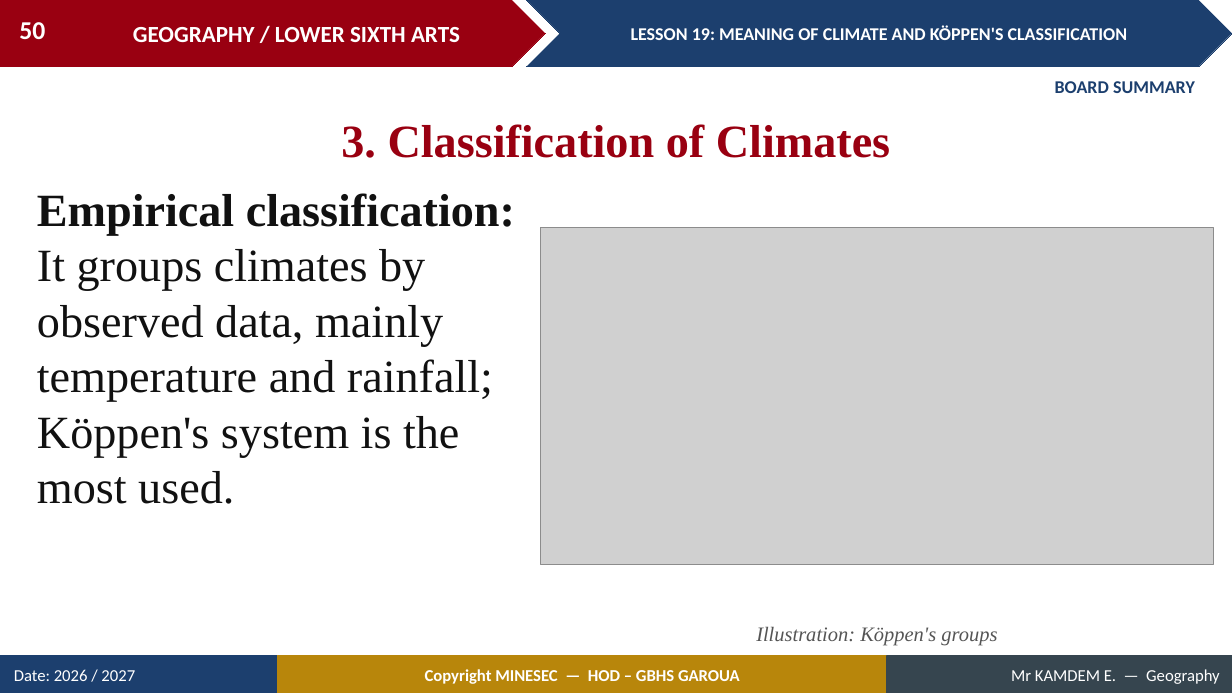
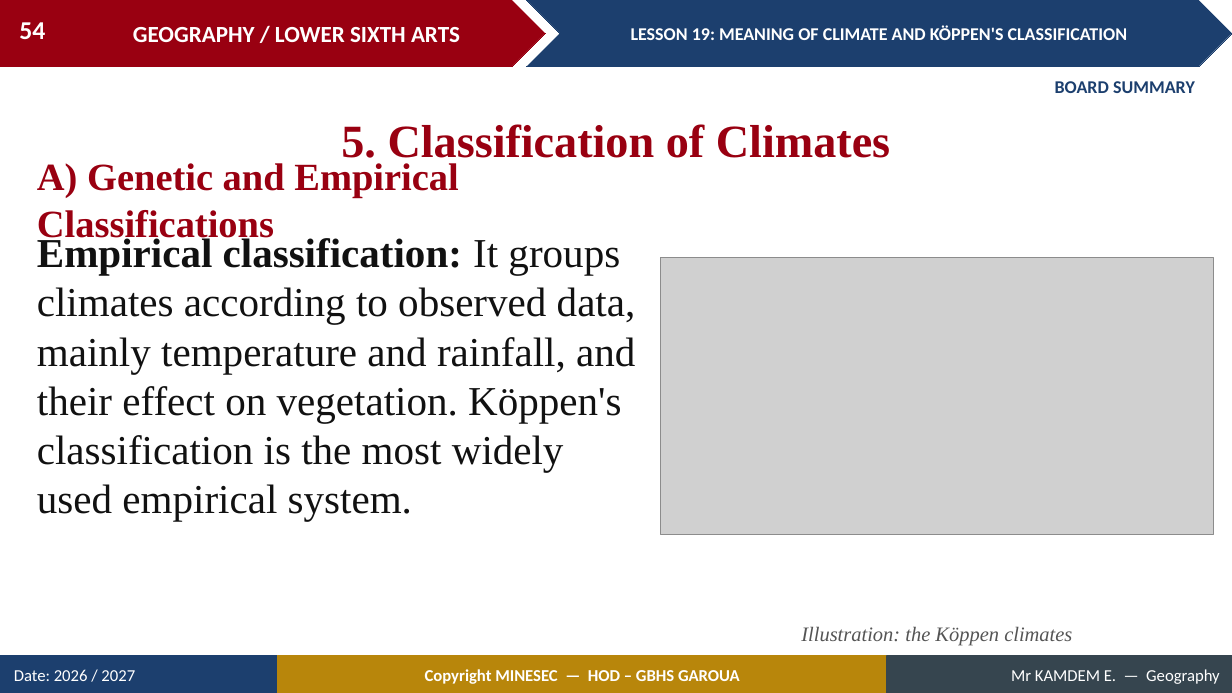
Before and after one commit to Berthautk/linea-github, a slide deck: slide 54 of lecons/LSA/Climatology/01_LSA_CLIM_L19_Meaning_of_Climate_and_K_ppen_s_Classification.pptx (slide 50 before the commit). Drawn at 1232x693 pixels with LibreOffice and Linux fonts; fonts in the diff are those of the drawing; grey boxes stand for pictures. Boxes give left, top, right and bottom in pixels: in the first picture for what was removed or moved away, otherwise in the second. Text is boxed around its words. In the diff, an @@ line names an element or a change of style, - is before the commit and + after.

```diff
--- a/lecons/LSA/Climatology/01_LSA_CLIM_L19_Meaning_of_Climate_and_K_ppen_s_Classification.pptx
+++ b/lecons/LSA/Climatology/01_LSA_CLIM_L19_Meaning_of_Climate_and_K_ppen_s_Classification.pptx
@@ page number at (19,22,45,39): text changed @@
-50
+54
@@ text at (341,124,890,166): text changed @@
-3. Classification of Climates
+5. Classification of Climates
@@ text added at (37,163,458,245), 30 pt, text #990011, bold @@
+A) Genetic and Empirical Classifications
@@ text at (37,235,636,521): text changed; size 36 to 32 pt @@
-Empirical classification: It groups climates by observed data, mainly temperature and rainfall; Köppen's system is the most used.
+Empirical classification: It groups climates according to observed data, mainly temperature and rainfall, and their effect on vegetation. Köppen's classification is the most widely used empirical system.
@@ picture: place and size @@
-picture at (541,227,1214,564)
+picture at (661,258,1214,534)
@@ text at (801,626,1072,646): text changed @@
-Illustration: Köppen's groups
+Illustration: the Köppen climates
```
Also in this commit, not shown: 13 other slides changed, 10 slides added, 4 slides removed, 4 other files.
